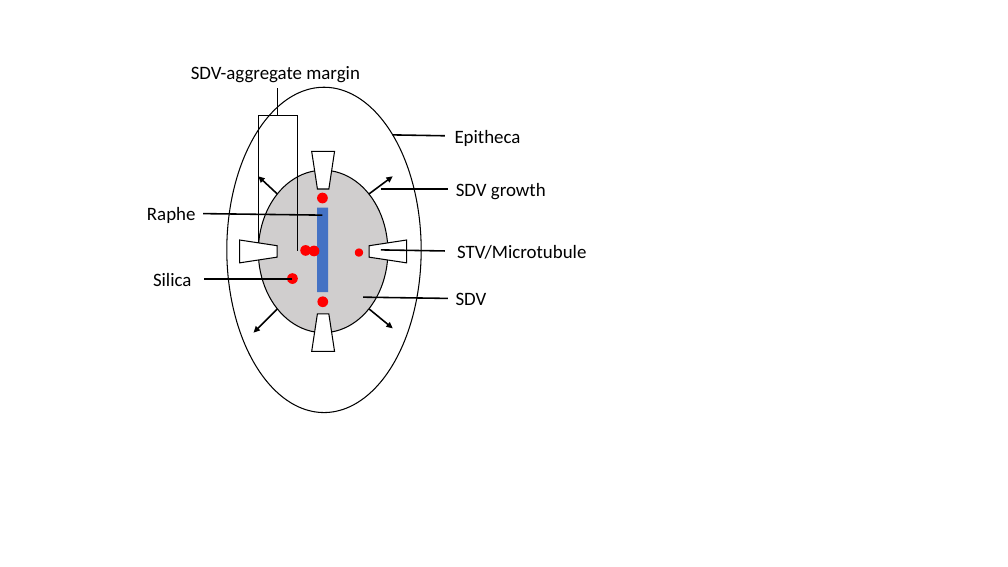
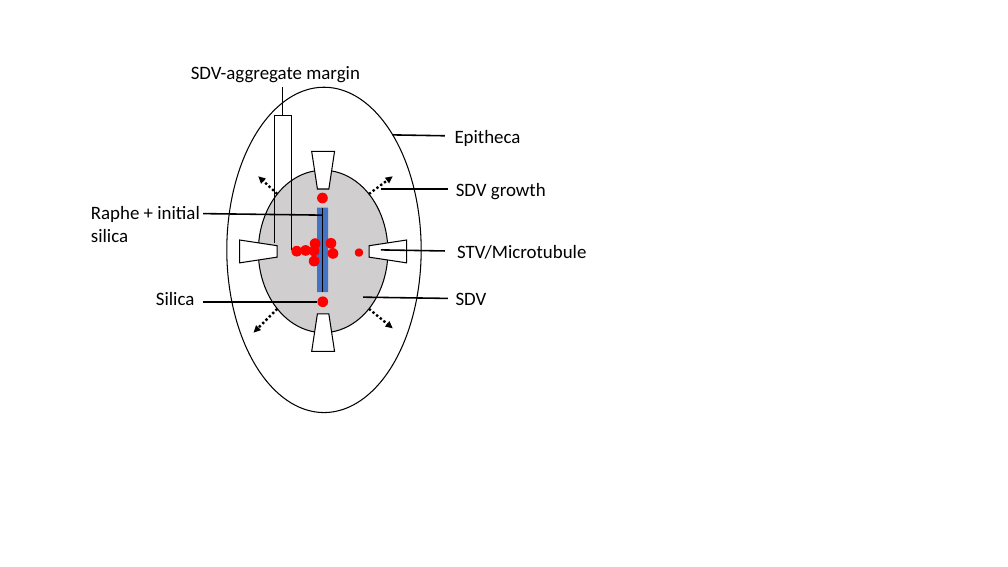
Before and after one commit to arizonat/diatoms, a slide deck: slide 4 of img/composites.pptx. Drawn at 1008x567 pixels with LibreOffice and Linux fonts; fonts in the diff are those of the drawing. Boxes give left, top, right and bottom in pixels: in the first picture for what was removed or moved away, otherwise in the second. Text is boxed around its words. In the diff, an @@ line names an element or a change of style, - is before the commit and + after.

```diff
--- a/img/composites.pptx
+++ b/img/composites.pptx
@@ line moved from (278, 116) - (278, 88) to (283, 115) - (283, 87) @@
@@ line moved from (259, 243) - (259, 116) to (274, 243) - (274, 116) @@
@@ line moved from (259, 116) - (297, 116) to (274, 116) - (291, 116) @@
@@ line moved from (298, 251) - (298, 116) to (291, 250) - (291, 115) @@
@@ arrow (278, 194) - (259, 176): stroke #000000 1.5 pt to #000000 2.25 pt dashed @@
@@ text at [91, 206, 199, 242]: text changed @@
-Raphe
+Raphe + initial silica
@@ line added from (323, 208) to (323, 293), #000000 1 pt @@
@@ ellipse added at [310, 238, 321, 249], fill #FF0000 @@
@@ ellipse added at [326, 238, 337, 249], fill #FF0000 @@
@@ ellipse added at [291, 246, 302, 256], fill #FF0000 @@
@@ ellipse: place and size @@
-ellipse at [287, 273, 298, 284]
+ellipse at [309, 256, 319, 266]
@@ ellipse added at [327, 248, 338, 259], fill #FF0000 @@
@@ text "Silica": place and size @@
-text "Silica" at [153, 273, 192, 286]
+text "Silica" at [156, 292, 195, 305]
@@ line moved from (292, 279) - (203, 279) to (318, 302) - (203, 302) @@
```
Also in this commit, not shown: 1 other slide changed, 3 slides added, 5 other files.
